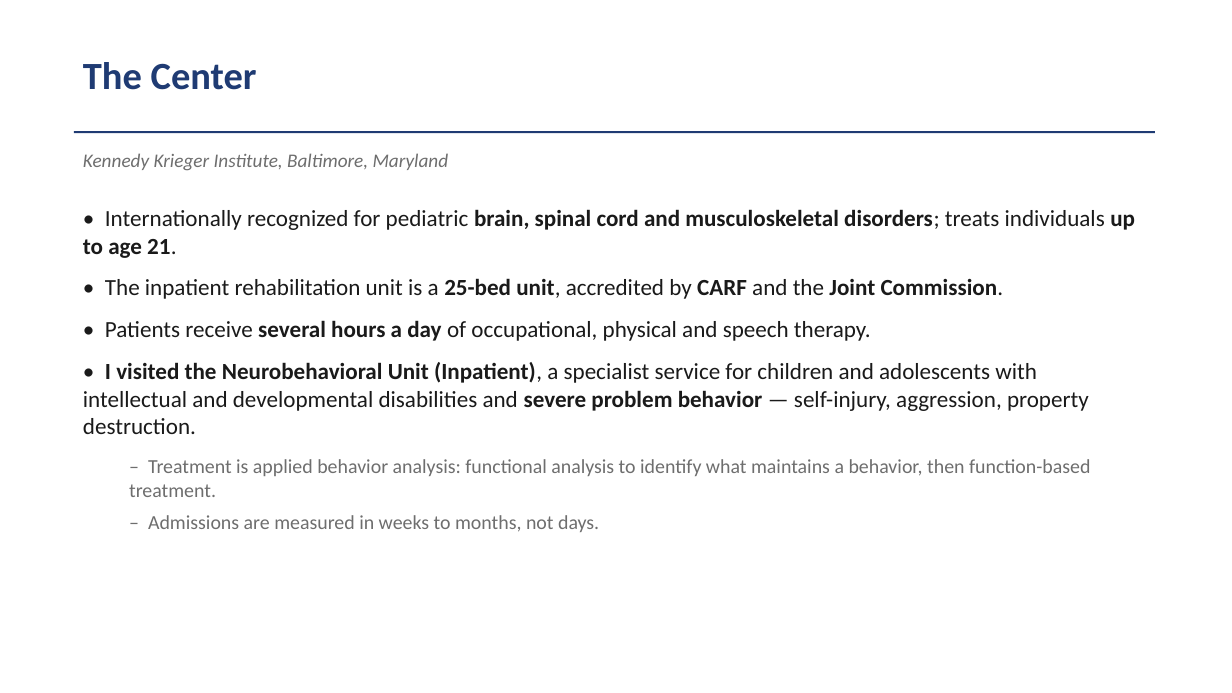
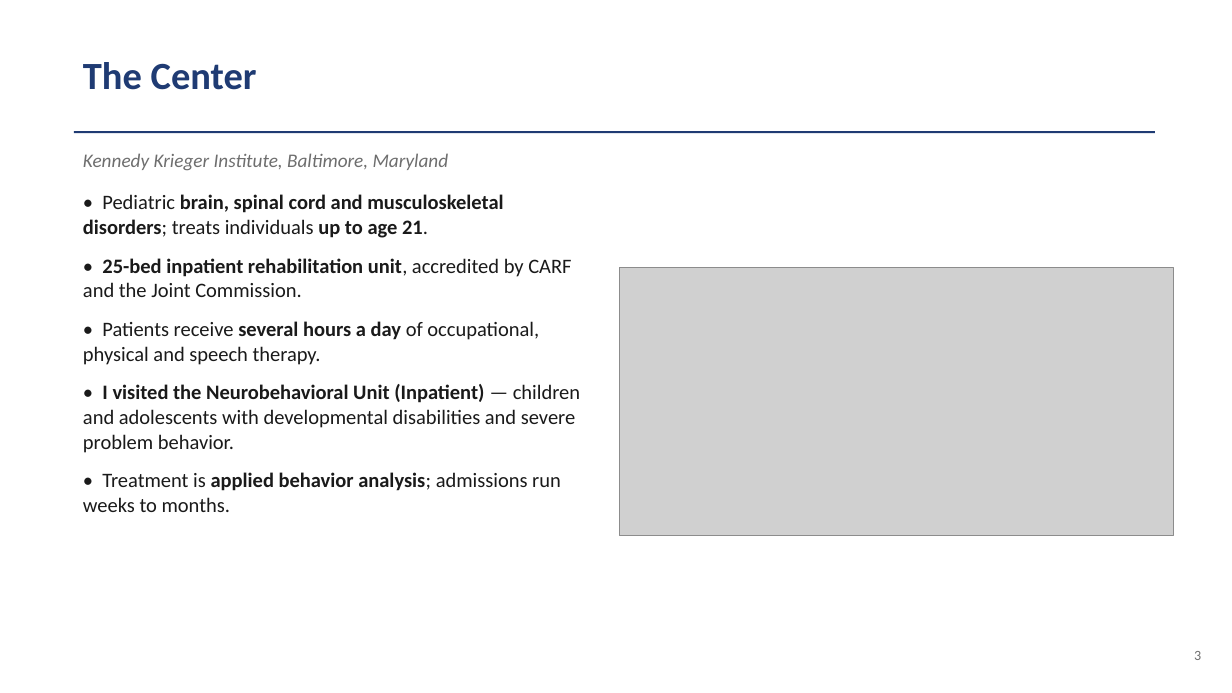
Before and after one commit to VanceVan/cccoding, a slide deck: slide 3 of module-10/Module_10_Rehab_Center_Experience.pptx. Drawn at 1232x693 pixels with LibreOffice and Linux fonts; fonts in the diff are those of the drawing; grey boxes stand for pictures. Boxes give left, top, right and bottom in pixels: in the first picture for what was removed or moved away, otherwise in the second. Text is boxed around its words. In the diff, an @@ line names an element or a change of style, - is before the commit and + after.

```diff
--- a/module-10/Module_10_Rehab_Center_Experience.pptx
+++ b/module-10/Module_10_Rehab_Center_Experience.pptx
@@ text "• Pediatric brain, spinal cord ...": place and size @@
-text "• Pediatric brain, spinal cord ..." at (83,209,1135,532)
+text "• Pediatric brain, spinal cord ..." at (83,194,580,512)
@@ text at (83,194,571,297): text changed; size 18 to 16 pt; bold on @@
-• Internationally recognized for pediatric brain, spinal cord and musculoskeletal disorders; treats individuals up to age 21.
-• The inpatient rehabilitation unit is a 25-bed unit, accredited by CARF and the Joint Commission.
+• Pediatric brain, spinal cord and musculoskeletal disorders; treats individuals up to age 21.
+• 25-bed inpatient rehabilitation unit, accredited by CARF and the Joint Commission.
@@ picture added at (619,268,1174,536) @@
@@ text at (83,321,539,365): size 18 to 16 pt in "• Patients receive several hours a day ..." @@
@@ text at (83,384,580,512): text changed; size 18 to 16 pt @@
-• I visited the Neurobehavioral Unit (Inpatient), a specialist service for children and adolescents with intellectual and developmental disabilities and severe problem behavior — self-injury, aggression, property destruction.
-  – Treatment is applied behavior analysis: functional analysis to identify what maintains a behavior, then function-based treatment.
-  – Admissions are measured in weeks to months, not days.
+• I visited the Neurobehavioral Unit (Inpatient) — children and adolescents with developmental disabilities and severe problem behavior.
+• Treatment is applied behavior analysis; admissions run weeks to months.
@@ text added at (1194,651,1201,660), 11 pt, text #6E6E6E @@
+3
```
Also in this commit, not shown: 11 other slides changed, 10 other files.
